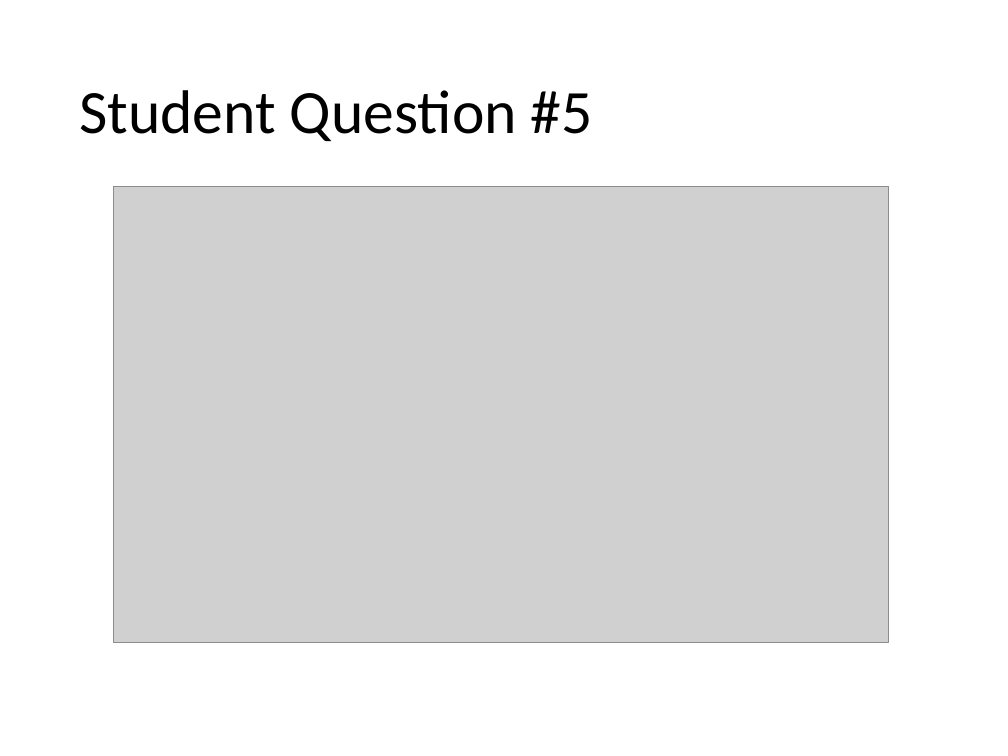
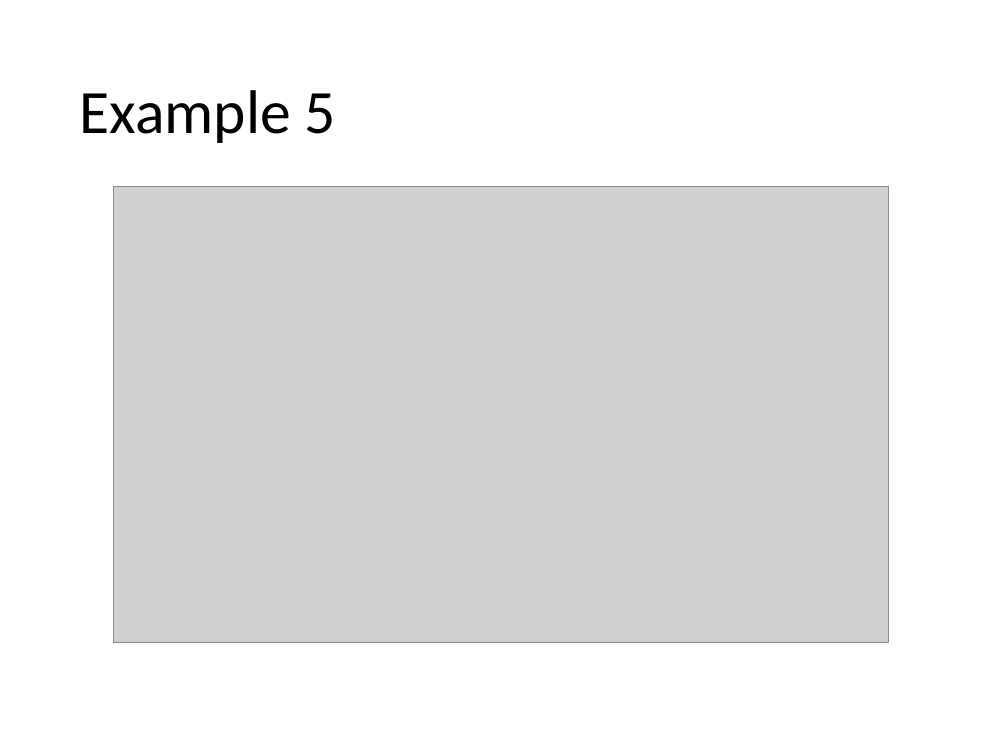
Before and after one commit to Greg5519/ICS2O0, a slide deck: slide 15 of Topic B Programming Introduction/B.7 Lesson - ASCII Encoding.pptx (slide 13 before the commit). Drawn at 1008x756 pixels with LibreOffice and Linux fonts; fonts in the diff are those of the drawing; grey boxes stand for pictures. Boxes give left, top, right and bottom in pixels: in the first picture for what was removed or moved away, otherwise in the second. Text is boxed around its words. In the diff, an @@ line names an element or a change of style, - is before the commit and + after.

```diff
--- a/Topic B Programming Introduction/B.7 Lesson - ASCII Encoding.pptx
+++ b/Topic B Programming Introduction/B.7 Lesson - ASCII Encoding.pptx
@@ title at (79,90,336,143): text changed @@
-Student Question #5
+Example 5
```
Also in this commit, not shown: 1 other slide changed, 2 slides added, 1 other file.
